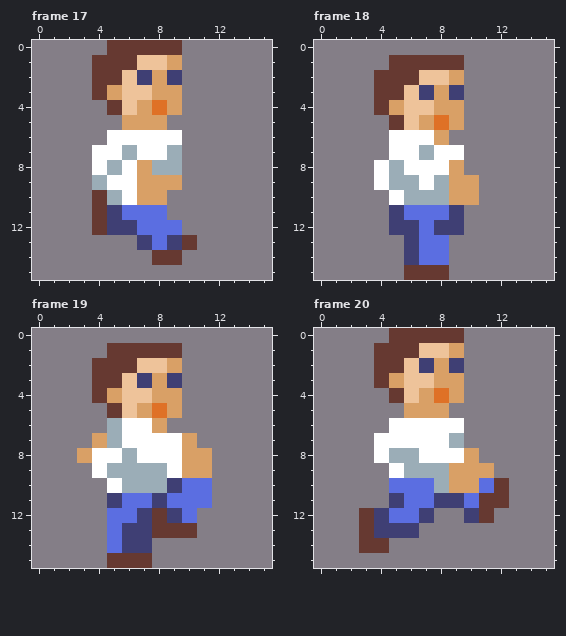
One commit to this pixel-art file: run_bup.ase. The picture above is the old version.
16x16 pixels, 24 frames. Shown: frame 17, frame 18, frame 19, frame 20. The commit also changed other frames, which this record leaves out.
New version:
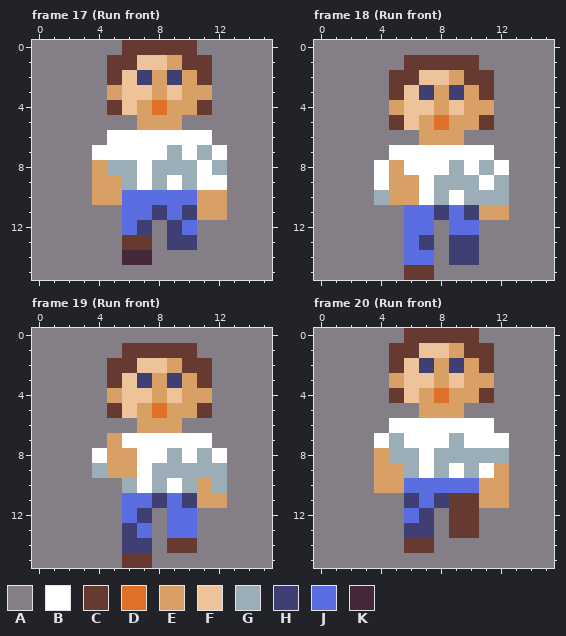
Palette (. is transparent): A #847e87  B #ffffff  C #663931  D #df7126  E #d9a066  F #eec39a  G #9badb7  H #3f3f74  J #5b6ee1  K #45283c
Author's note on the commit: Front run animation
Edits made:
layer "Background" added
layer "Arm Copy #2" added
layer "Layer 2" removed
Changed rows in their new state; - is an unchanged pixel.
Frame 17 (Run front):
first column x 4:
 0 -A----C--
 1 A-----CC-
 2 A-----EC-
 3 A----FEE-
 4 ------EC-
 5 --A--E---
 6 ------BB-
 7 --B---BGB
 8 E-GB--GBG
 9 EEGBGBGBB
10 EEJJJJJEE
11 AA--HJHEE
12 AAJHAHJ--
13 --CCA-H--
14 --KKAA---
Frame 18 (Run front):
first column x 4:
 1 -A----C--
 2 A-----CC-
 3 A-----EC-
 4 A----FEE-
 5 ------EC-
 6 -AAE-E---
 7 ---B--BB-
 8 -E---GBGB
 9 -EE--GGBG
10 GEEB-BGGG
11 -A--HJHEE
12 -AJ-AJJ--
13 --JHAHH--
14 --J-AHH--
15 ----A----
Frame 19 (Run front):
first column x 3:
 1 --A----C--
 2 -A-----CC-
 3 -A-----EC-
 4 -A----FEE-
 5 -------EC-
 6 --AAE-E---
 7 -AE----BB-
 8 A-EE--GBGB
 9 -GEEB-GGGG
10 --A-B-BGEG
11 --A----HEE
12 --A--AJ---
13 --A-JAJJ--
14 --A---CC--
15 --A-------
Frame 20 (Run front):
first column x 3:
 0 --A----C--
 1 -A-----CC-
 2 -A-----EC-
 3 -A----FEE-
 4 -------EC-
 5 ---A--E---
 6 -------BB-
 7 --G----BBB
 8 -E---GGGGG
 9 -EE-B-BGBE
10 -EE--JJJEE
11 --AH--CCEE
12 AAA---CCA-
13 AAA-H-CC--
14 AA-CC-----
Boxes around the changes in both pictures, in picture pixels (x1, y1, x2, y2):
changed: (92, 40, 227, 265)
changed: (374, 55, 509, 280)
changed: (77, 343, 227, 568)
changed: (359, 328, 509, 553)
